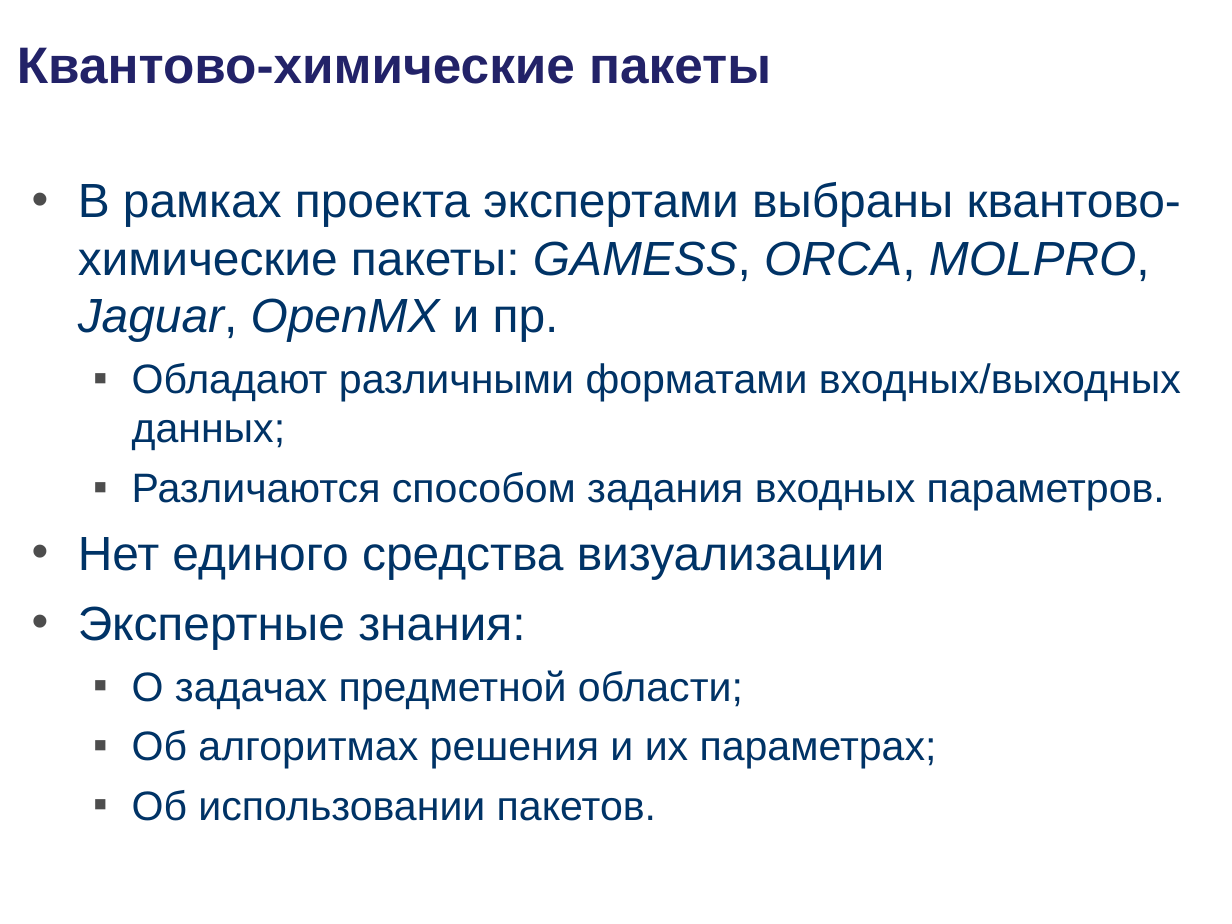
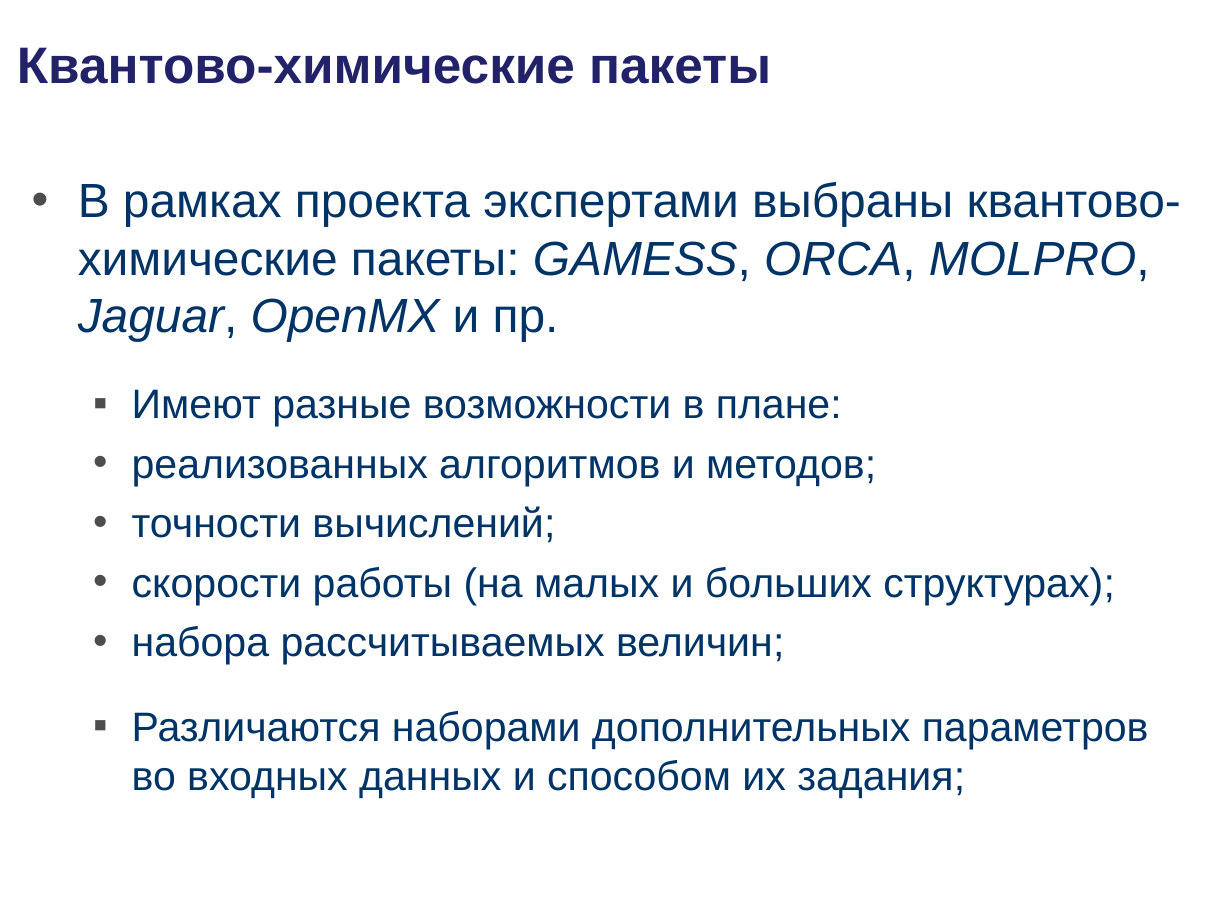
Before and after one commit to podtelkin/NII-NKT, a slide deck: slide 3 of master/master.ppt. Drawn at 1232x924 pixels with LibreOffice and Linux fonts; fonts in the diff are those of the drawing; background and template pictures are left out. Boxes give left, top, right and bottom in pixels: in the first picture for what was removed or moved away, otherwise in the second. Text is boxed around its words. In the diff, an @@ line names an element or a change of style, - is before the commit and + after.

```diff
--- a/master/master.ppt
+++ b/master/master.ppt
@@ text at [132,389,1149,798]: text changed @@
-  ▪ Обладают различными форматами входных/выходных данных;
-  ▪ Различаются способом задания входных параметров.
-• Нет единого средства визуализации
-• Экспертные знания:
-  ▪ О задачах предметной области;
-  ▪ Об алгоритмах решения и их параметрах;
-  ▪ Об использовании пакетов.
+  ▪ Имеют разные возможности в плане:
+  • реализованных алгоритмов и методов;
+  • точности вычислений;
+  • скорости работы (на малых и больших структурах);
+  • набора рассчитываемых величин;
+  ▪ Различаются наборами дополнительных параметров во входных данных и способом их задания;
```
Also in this commit, not shown: 2 other slides changed, 7 slides added, 8 slides removed, 6 other files.
